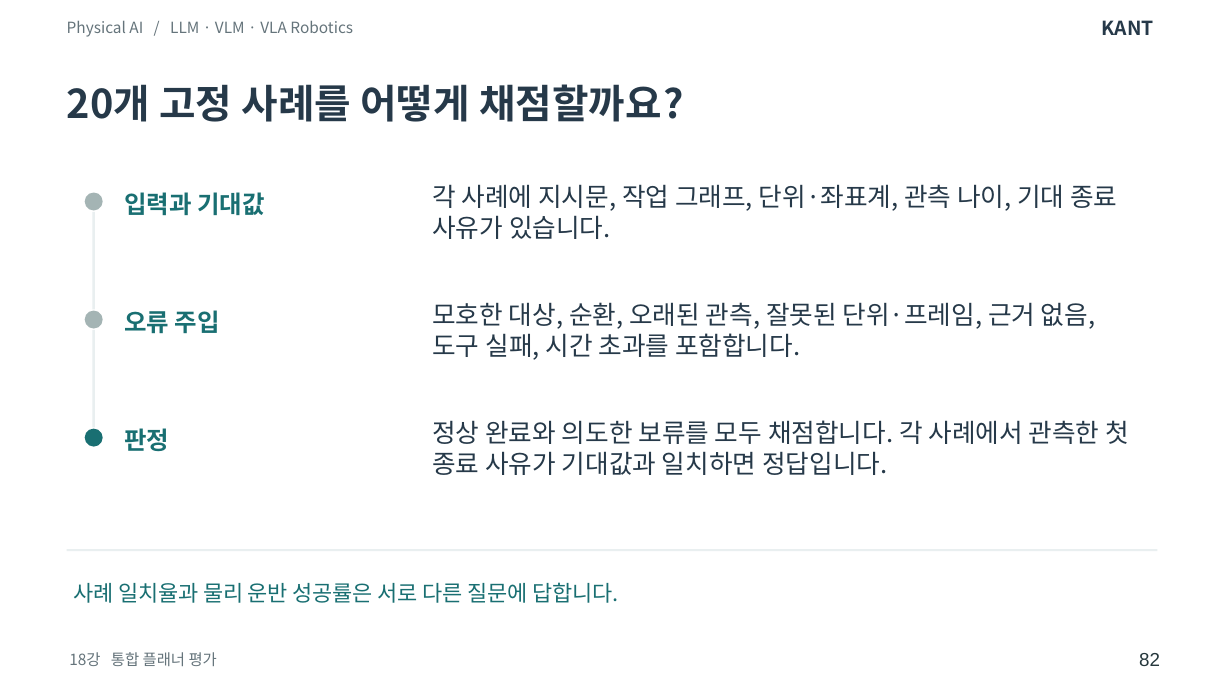
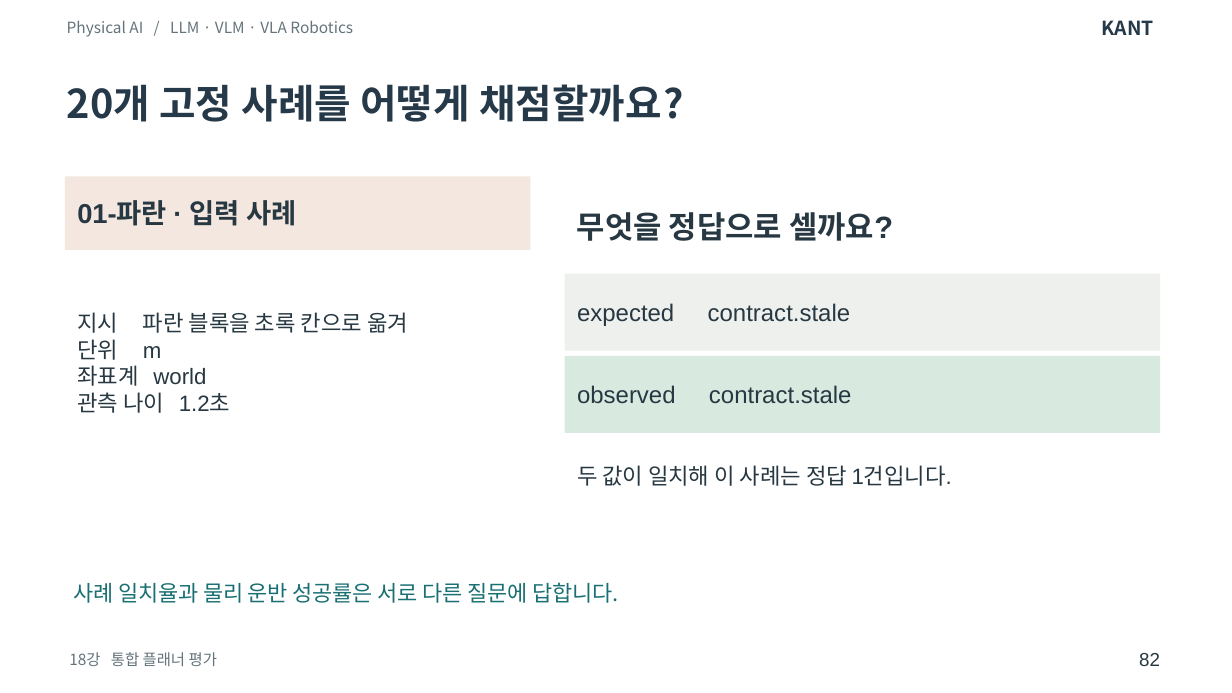
Before and after one commit to SpartaPA/waffle-mpx-lyrical, a slide deck: slide 82 of lessons/14-18/lessons-14-18.pptx. Drawn at 1232x693 pixels with LibreOffice and Linux fonts; fonts in the diff are those of the drawing. Boxes give left, top, right and bottom in pixels: in the first picture for what was removed or moved away, otherwise in the second. Text is boxed around its words. In the diff, an @@ line names an element or a change of style, - is before the commit and + after.

Commit message:
14~18강 본문에서 실제 관측과 판정 과정을 개념별 도식으로 풀어냈습니다

```diff
--- a/lessons/14-18/lessons-14-18.pptx
+++ b/lessons/14-18/lessons-14-18.pptx
@@ rectangle added at (65,176,531,250), fill #F3E7DF, 16 pt, text #273842, bold @@
+01-파란 · 입력 사례
@@ ellipse removed at (85,192,103,211) @@
@@ text removed at (124,192,264,216) @@
-입력과 기대값
@@ text removed at (432,184,1117,239) @@
-각 사례에 지시문, 작업 그래프, 단위·좌표계, 관측 나이, 기대 종료 사유가 있습니다.
@@ rectangle removed at (92,212,95,309) @@
@@ text added at (577,212,893,241), 18 pt, text #273842, bold @@
+무엇을 정답으로 셀까요?
@@ rectangle added at (564,274,1159,350), fill #EEF0ED, 14 pt, text #273842 @@
+expected contract.stale
@@ text added at (77,312,408,413), 13 pt, text #273842 @@
+지시 파란 블록을 초록 칸으로 옮겨
+단위 m
+좌표계 world
+관측 나이 1.2초
@@ ellipse removed at (85,310,103,329) @@
@@ text removed at (124,310,220,334) @@
-오류 주입
@@ text removed at (432,302,1095,360) @@
-모호한 대상, 순환, 오래된 관측, 잘못된 단위·프레임, 근거 없음, 도구 실패, 시간 초과를 포함합니다.
@@ rectangle removed at (92,330,95,428) @@
@@ rectangle added at (564,356,1159,432), fill #D8EADF, 14 pt, text #273842 @@
+observed contract.stale
@@ ellipse removed at (85,429,103,447) @@
@@ text removed at (124,428,169,452) @@
-판정
@@ text removed at (432,420,1129,475) @@
-정상 완료와 의도한 보류를 모두 채점합니다. 각 사례에서 관측한 첫 종료 사유가 기대값과 일치하면 정답입니다.
@@ text added at (577,465,952,486), 13 pt, text #273842 @@
+두 값이 일치해 이 사례는 정답 1건입니다.
@@ rectangle removed at (67,549,1157,552) @@
```
Also in this commit, not shown: 28 other slides changed.
